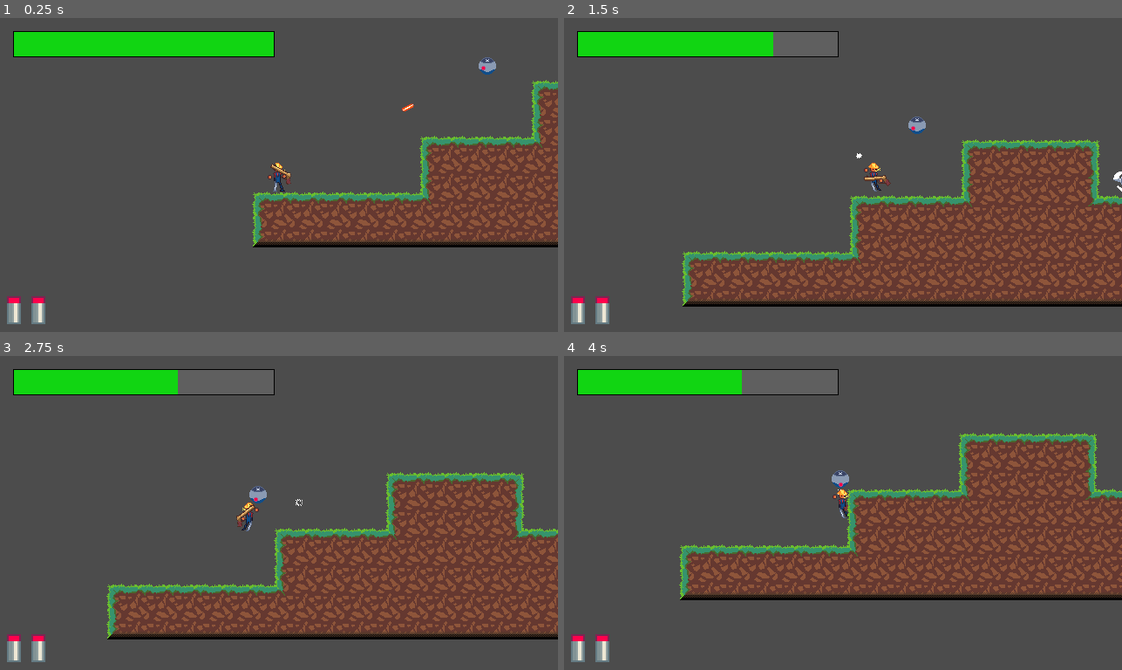
Above: before the commit, frames 1-4 (two rows, left to right).
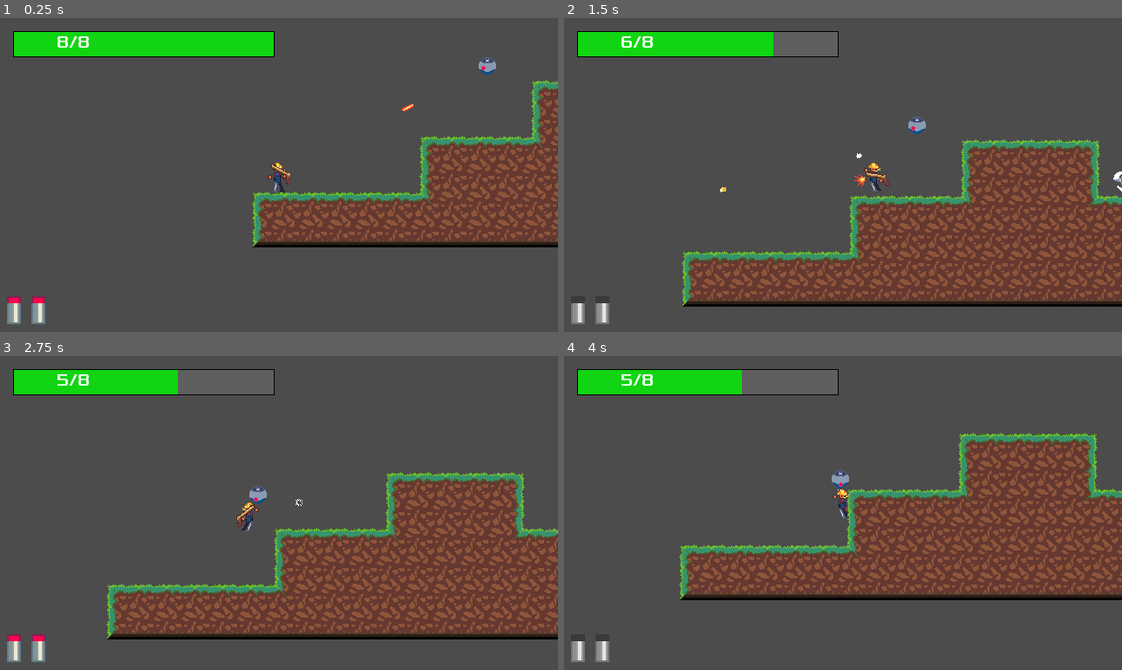
Above: after the commit, the same moments.

Repository: JamesDSource/Cyber-Gunslinger
Game: Godot game, scene res://Game/Game.tscn
Same seed, same stepped clock (60 frames per second), same inputs: the game is played once before the commit and once after it. The project has no main scene, so this scene is started directly. The engine's default icon, where the game draws it, is replaced by a stand-in: a white triangle on a blue panel in a dark square.
Inputs (mouse positions are in pixels of both pictures, inside the frame that each line leads up to):
- Up to frame 1 (0.25 s): no input
- Up to frame 2 (1.5 s): move the mouse to (965, 159) at 0.52 s; hold Right (Right) from 0.53 s (still down); click (965, 159) at 0.6 s; tap W (Jump) at 0.77 s; move the mouse to (731, 190) at 1.27 s; click (731, 190) at 1.35 s
- Up to frame 3 (2.75 s): tap W (Jump) at 1.52 s; move the mouse to (334, 443) at 2.02 s; release Right (Right) at 2.03 s; hold Left (Left) from 2.03 s (still down); click (334, 443) at 2.1 s
- Up to frame 4 (4 s): move the mouse to (815, 575) at 2.77 s; release Left (Left) at 2.78 s; hold Right (Right) from 2.78 s (still down); click (815, 575) at 2.85 s; tap W (Jump) at 3.02, 3.77 s; move the mouse to (1010, 560) at 3.52 s; click (1010, 560) at 3.6 s

The runs differ from the first frame. In frame 1, 0.1% of the frame differs, in the area x 10-16%, y 5-10%; in frame 2, 0.4%, in the area x 1-59%, y 5-91%; in frame 3, 0.1%; in frame 4, 0.2%.

Commit message:
commit_12/5/2020
fix?

Diff:
--- a/HUD/HUD.tscn
+++ b/HUD/HUD.tscn
@@ -9,8 +9,6 @@
 
 [sub_resource type="DynamicFont" id=1]
 size = 20
-use_mipmaps = true
-use_filter = true
 font_data = ExtResource( 1 )
 
 [node name="HUD" type="Control"]
@@ -35,10 +33,8 @@
 }
 
 [node name="Label" type="Label" parent="HealthBar"]
-margin_left = 100.397
-margin_top = 2.0
-margin_right = 194.397
-margin_bottom = 30.0
+margin_left = 50.0
+margin_bottom = 28.0
 custom_fonts/font = SubResource( 1 )
 text = "100/100"
 __meta__ = {
--- a/project.godot
+++ b/project.godot
@@ -23,7 +23,7 @@
 window/size/height=360
 window/size/resizable=false
 window/size/fullscreen=true
-window/stretch/mode="2d"
+window/stretch/mode="viewport"
 window/stretch/aspect="keep"
 
 [importer_defaults]
@@ -69,16 +69,14 @@
 , Object(InputEventKey,"resource_local_to_scene":false,"resource_name":"","device":0,"alt":false,"shift":false,"control":false,"meta":false,"command":false,"pressed":false,"scancode":16777232,"unicode":0,"echo":false,"script":null)
  ]
 }
-Pause={
+Shoot={
 "deadzone": 0.5,
-"events": [ Object(InputEventKey,"resource_local_to_scene":false,"resource_name":"","device":0,"alt":false,"shift":false,"control":false,"meta":false,"command":false,"pressed":false,"scancode":80,"unicode":0,"echo":false,"script":null)
-, Object(InputEventKey,"resource_local_to_scene":false,"resource_name":"","device":0,"alt":false,"shift":false,"control":false,"meta":false,"command":false,"pressed":false,"scancode":16777217,"unicode":0,"echo":false,"script":null)
+"events": [ Object(InputEventMouseButton,"resource_local_to_scene":false,"resource_name":"","device":-1,"alt":false,"shift":false,"control":false,"meta":false,"command":false,"button_mask":0,"position":Vector2( 0, 0 ),"global_position":Vector2( 0, 0 ),"factor":1.0,"button_index":1,"pressed":false,"doubleclick":false,"script":null)
  ]
 }
 Pause={
 "deadzone": 0.5,
 "events": [ Object(InputEventKey,"resource_local_to_scene":false,"resource_name":"","device":0,"alt":false,"shift":false,"control":false,"meta":false,"command":false,"pressed":false,"scancode":16777217,"unicode":0,"echo":false,"script":null)
-, Object(InputEventKey,"resource_local_to_scene":false,"resource_name":"","device":0,"alt":false,"shift":false,"control":false,"meta":false,"command":false,"pressed":false,"scancode":80,"unicode":0,"echo":false,"script":null)
  ]
 }
 
Binary file added: HUD/HealthBar-Assets/Xolonium-Regular.ttf
